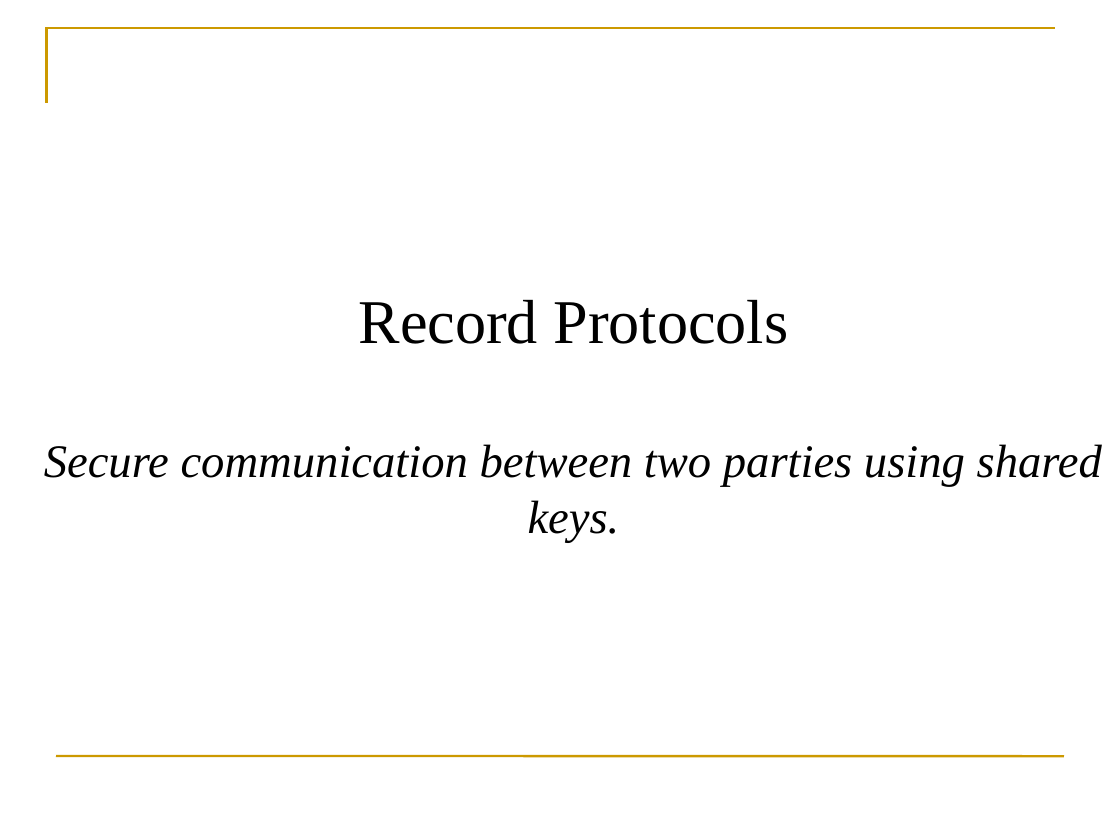
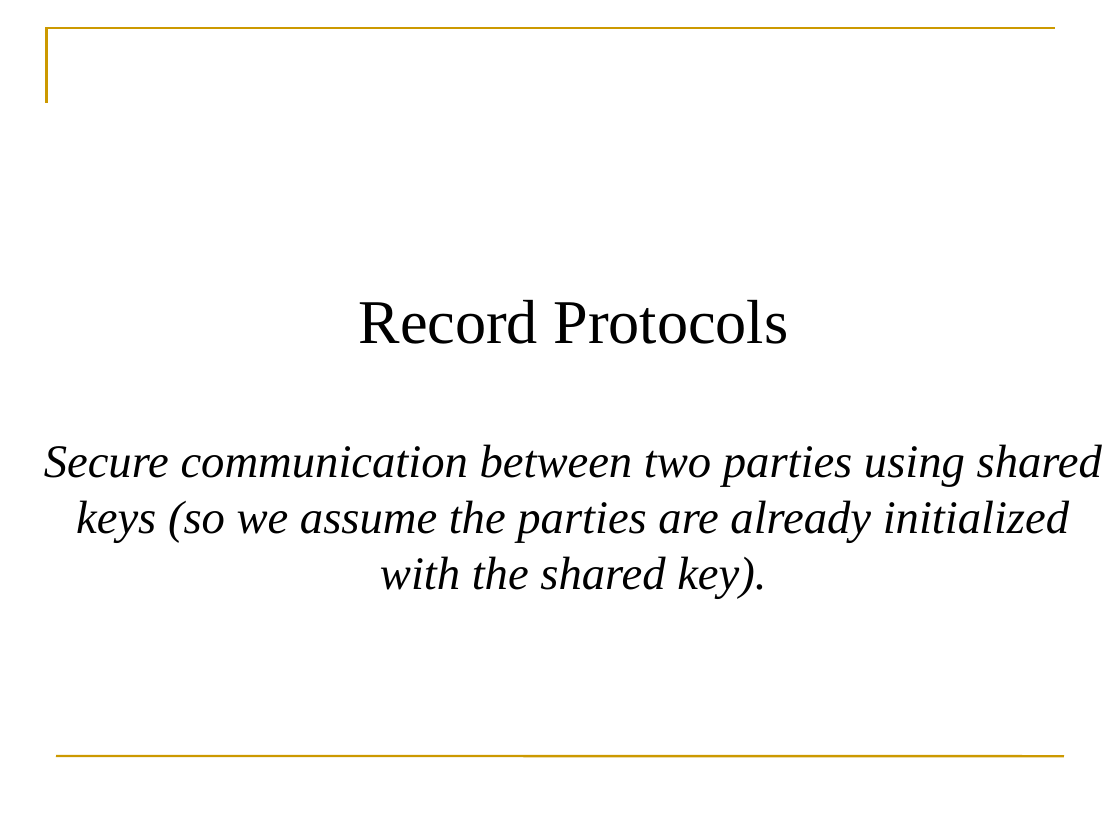
Before and after one commit to GhadaAlmashaqbeh/GhadaAlmashaqbeh.github.io, a slide deck: slide 4 of courses/cse3400-f2026/lecture8.pptx. Drawn at 1120x840 pixels with LibreOffice and Linux fonts; fonts in the diff are those of the drawing. Boxes give left, top, right and bottom in pixels: in the first picture for what was removed or moved away, otherwise in the second. Text is boxed around its words. In the diff, an @@ line names an element or a change of style, - is before the commit and + after.

```diff
--- a/courses/cse3400-f2026/lecture8.pptx
+++ b/courses/cse3400-f2026/lecture8.pptx
@@ title at (44, 299, 1102, 599): text changed @@
-Record Protocols
-Secure communication between two parties using shared keys.
+Record Protocols
+Secure communication between two parties using shared keys (so we assume the parties are already initialized with the shared key).
```
Also in this commit, not shown: 6 other slides changed, 15 other files.
